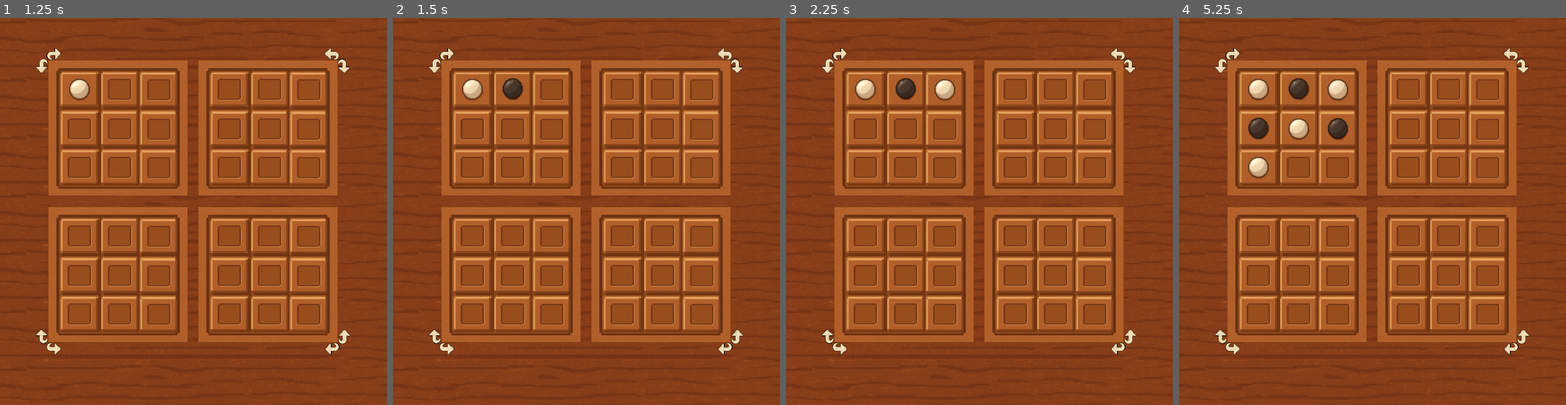
Above: before the commit, frames 1-4 (left to right).
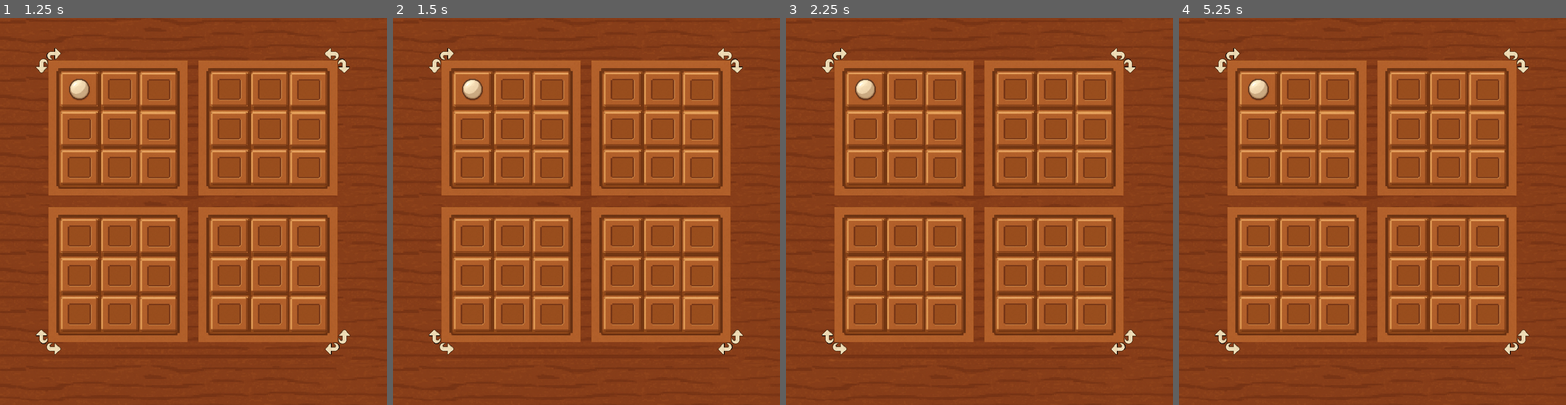
Above: after the commit, the same moments.

Repository: alonn201/Pentago
Game: Godot game, scene res://Scenes/pentago.tscn
Same seed, same stepped clock (60 frames per second), same inputs: the game is played once before the commit and once after it. This scene is started directly instead of the project's main scene.
Inputs (mouse positions are in pixels of both pictures, inside the frame that each line leads up to):
- Up to frame 1 (1.25 s): tap Enter at 0.5 s; move the mouse to (77, 87) at 0.52 s; click (77, 87) at 0.67 s
- Up to frame 2 (1.5 s): tap Space at 1.25 s; move the mouse to (512, 87) at 1.27 s; click (512, 87) at 1.42 s
- Up to frame 3 (2.25 s): tap Enter at 2 s; move the mouse to (944, 91) at 2.02 s; click (944, 91) at 2.17 s
- Up to frame 4 (5.25 s): tap Space at 2.75, 4.25 s; move the mouse to (1256, 130) at 2.77 s; click (1256, 130) at 2.92 s; tap Enter at 3.5 s; move the mouse to (1298, 130) at 3.52 s; click (1298, 130) at 3.67 s; move the mouse to (1337, 130) at 4.27 s; click (1337, 130) at 4.42 s; move the mouse to (1256, 168) at 5.02 s; click (1256, 168) at 5.17 s

Frame 1 is identical in both runs. In frame 2, 0.3% of the frame differs, in the area x 27-35%, y 15-22%; in frame 3, 0.6%; in frame 4, 1.8%, in the area x 17-45%, y 15-42%.

Commit message:
base rpc logic for player turn and cells sync

Diff:
--- a/Scenes/pentago.tscn
+++ b/Scenes/pentago.tscn
@@ -1,7 +1,9 @@
-[gd_scene load_steps=2 format=3 uid="uid://ceou3yg24ycvq"]
+[gd_scene load_steps=3 format=3 uid="uid://ceou3yg24ycvq"]
 
+[ext_resource type="Script" uid="uid://dmi4nor4jnpmv" path="res://Scripts/pentago.gd" id="1_fqlbw"]
 [ext_resource type="PackedScene" uid="uid://bx1pgshqxdy56" path="res://Scenes/board.tscn" id="1_roxdv"]
 
 [node name="Pentago" type="Node2D"]
+script = ExtResource("1_fqlbw")
 
 [node name="Board" parent="." instance=ExtResource("1_roxdv")]
--- a/Scripts/board.gd
+++ b/Scripts/board.gd
@@ -2,6 +2,9 @@
 class_name Board
 
 const Globals = preload("res://Scripts/globals.gd")
+
+signal cell_click(island_index: int, cell_index: int)
+signal island_turn_direction(island_index: int, direction: Globals.TurnDirection)
 
 @onready var islands = $Islands.get_children()
 
@@ -20,6 +23,8 @@
 		)
 
 func _handle_island_cell_clicked(island_index: int, cell_index: int) -> void:
+	emit_signal("cell_click", island_index, cell_index)
+	return
 	var island: Island = islands[island_index]
 	var cell: Cell = island.cells[cell_index]
 	if cell.type != Globals.CellType.EMPTY:
@@ -33,6 +38,8 @@
 	print(check_for_winners())
 
 func _handle_island_turn_direction(island_index: int, direction: Globals.TurnDirection) -> void:
+	emit_signal("island_turn_direction", island_index, direction)
+	return
 	var island: Island = islands[island_index]
 	island.turn(direction)
 	#print("island_index=", island_index, "\tdirection=", direction)
--- /dev/null
+++ b/Scripts/pentago.gd
@@ -0,0 +1,58 @@
+extends Node2D
+class_name Pentago
+
+const Globals = preload("res://Scripts/globals.gd")
+
+@onready var board = $Board
+
+var player_turn := Globals.CellType.EMPTY
+var was_previous_turn := false
+
+func _ready() -> void:
+	board.cell_click.connect(_handle_board_click)
+
+	if is_multiplayer_authority():
+		_handle_player_turn_assignment()
+
+func _set_player_turn(turn: Globals.CellType) -> void:
+	player_turn = turn
+	rpc("rpc_sync_player_turn", player_turn)
+	print("setting player turn: ", Globals.CellType.keys()[Globals.CellType.values().find(player_turn)])
+
+func _handle_player_turn_assignment() -> void:
+	_set_player_turn(Globals.CellType.WHITE)
+
+func is_player_turn() -> bool:
+	return (is_multiplayer_authority() and player_turn == Globals.CellType.WHITE) \
+	or (not is_multiplayer_authority() and player_turn == Globals.CellType.BLACK)
+
+
+func _handle_board_click(island_index: int, cell_index: int) -> void:
+	if (not is_player_turn() or was_previous_turn):
+		return
+
+	var clicked_island: Island = board.islands[island_index]
+	var clicked_cell: Cell = clicked_island.cells[cell_index]
+
+	if (clicked_cell.type != Globals.CellType.EMPTY):
+		return
+
+	var placed_type = [Globals.CellType.BLACK, Globals.CellType.WHITE][int(is_multiplayer_authority())]
+	_set_cell(island_index, cell_index, placed_type)
+	was_previous_turn = true
+
+func _set_cell(island_index: int, cell_index: int, cell_type: Globals.CellType) -> void:
+	board.islands[island_index].cells[cell_index].type = cell_type
+	rpc("rpc_sync_cell", island_index, cell_index, cell_type)
+	print("setting cell", "island_index=", island_index, "\t", "cell_index=", cell_index, "\t", "cell_type=", cell_type)
+
+@rpc("any_peer")
+func rpc_sync_player_turn(turn: Globals.CellType) -> void:
+	player_turn = turn
+	print("setting player turn: ", Globals.CellType.keys()[Globals.CellType.values().find(player_turn)])
+
+@rpc("any_peer")
+func rpc_sync_cell(island_index: int, cell_index: int, cell_type: Globals.CellType) -> void:
+	board.islands[island_index].cells[cell_index].type = cell_type
+	was_previous_turn = false
+	print("setting cell", "island_index=", island_index, "\t", "cell_index=", cell_index, "\t", "cell_type=", cell_type)
Not shown, added: Scripts/pentago.gd.uid
